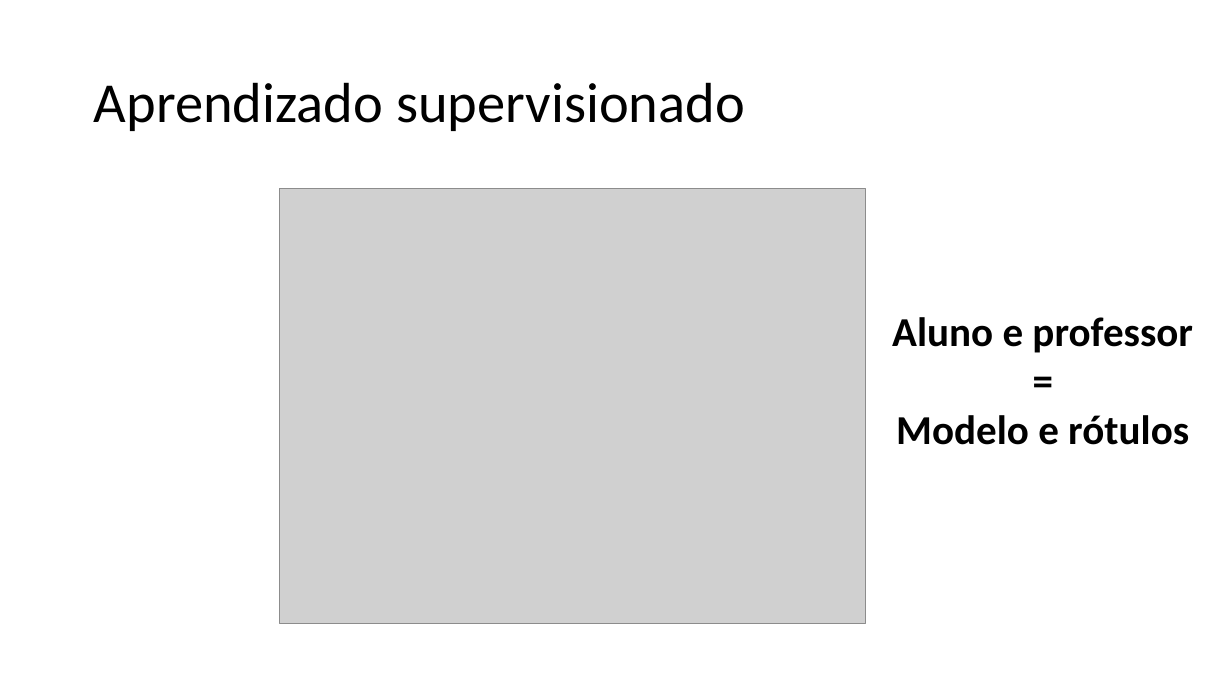
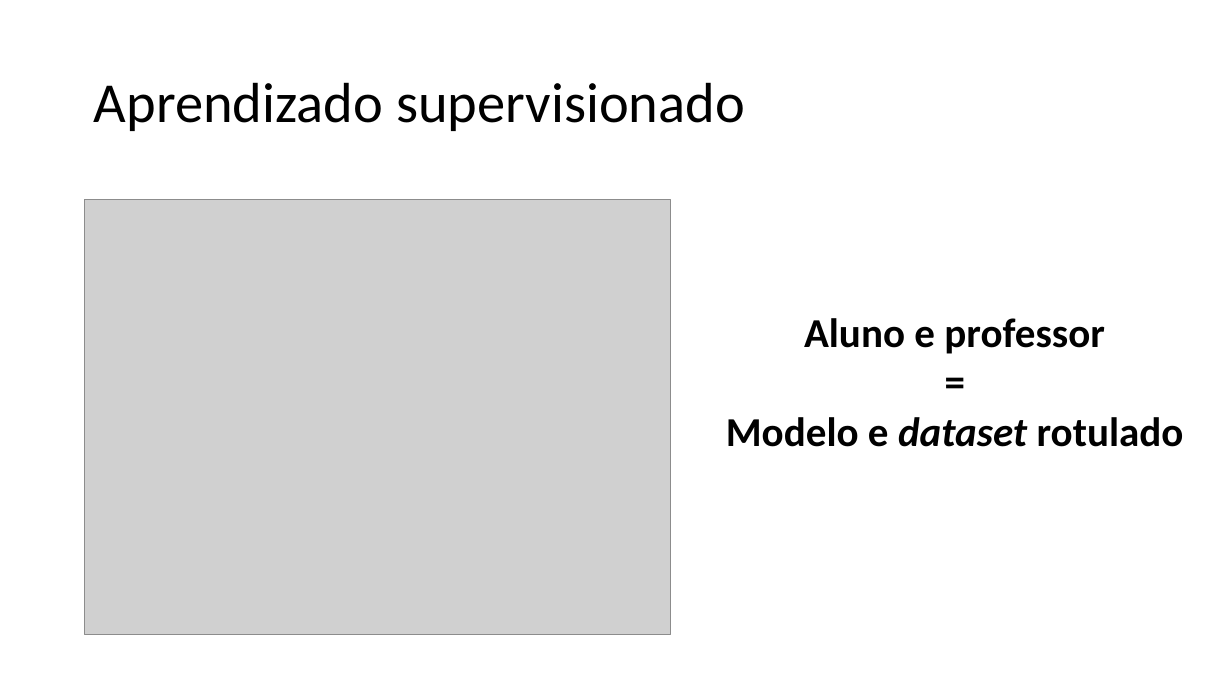
Before and after one commit to zz4fap/c24_inteligencia_artificial, a slide deck: slide 16 of slides/C24_Paradigmas.pptx. Drawn at 1232x693 pixels with LibreOffice and Linux fonts; fonts in the diff are those of the drawing; grey boxes stand for pictures. Boxes give left, top, right and bottom in pixels: in the first picture for what was removed or moved away, otherwise in the second. Text is boxed around its words. In the diff, an @@ line names an element or a change of style, - is before the commit and + after.

```diff
--- a/slides/C24_Paradigmas.pptx
+++ b/slides/C24_Paradigmas.pptx
@@ picture: place and size @@
-picture at bbox=[279, 189, 865, 624]
+picture at bbox=[85, 200, 671, 635]
@@ text "Aluno e professor": place and size @@
-text "Aluno e professor" at bbox=[892, 317, 1193, 445]
+text "Aluno e professor" at bbox=[726, 318, 1184, 447]
@@ text at bbox=[726, 417, 1184, 447]: text changed @@
-Modelo e rótulos
+Modelo e dataset rotulado
```
Also in this commit, not shown: 11 other slides changed, 1 slide added.
